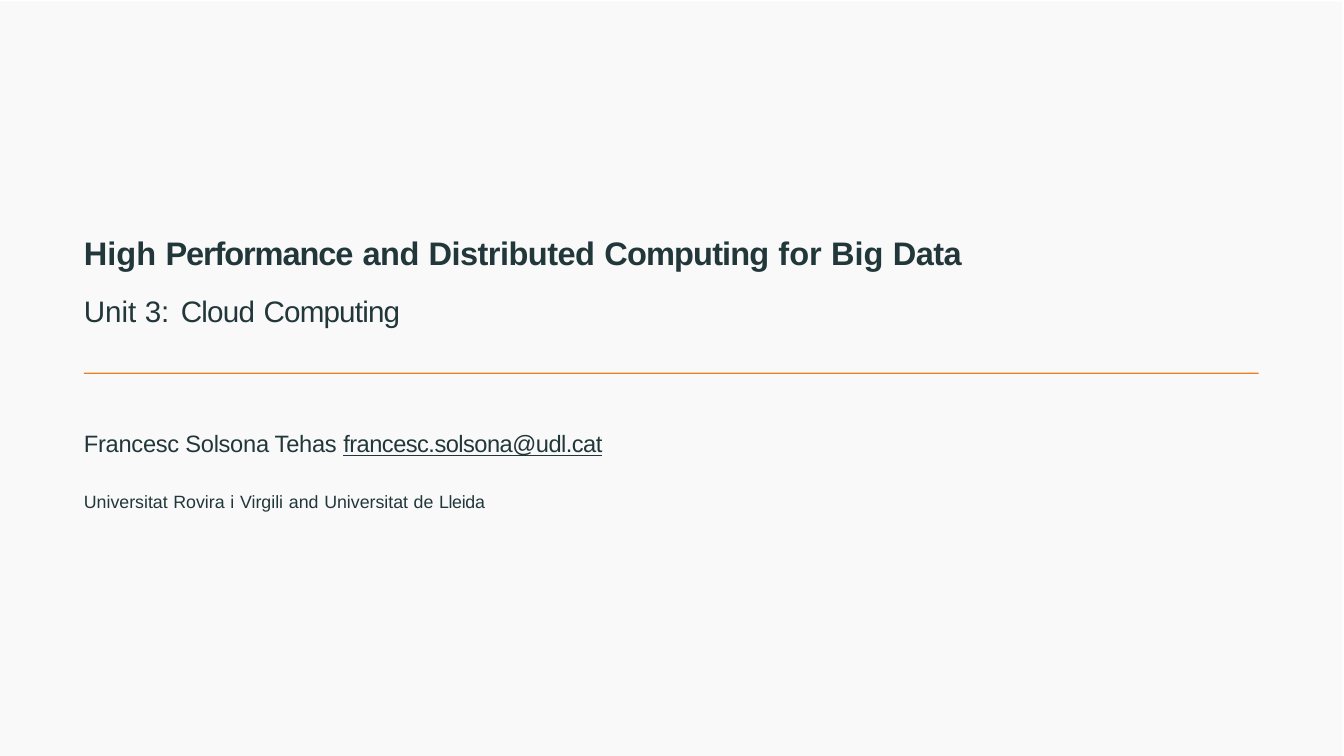
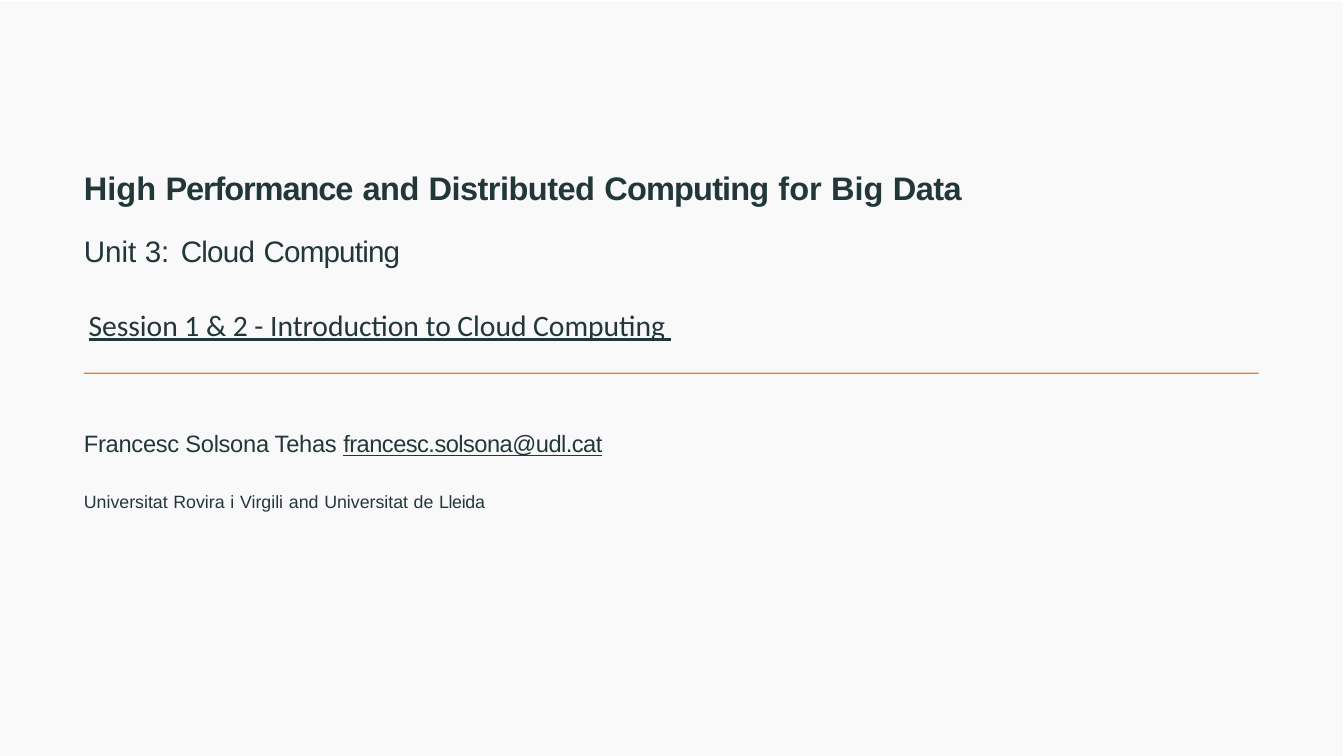
Before and after one commit to joanpaucm/HPDCB, a slide deck: slide 1 of src/slides/Session 1 and 2 - Introduction to Cloud Computing + Github Pages-2026.pptx. Drawn at 1344x756 pixels with LibreOffice and Linux fonts; fonts in the diff are those of the drawing. Boxes give left, top, right and bottom in pixels: in the first picture for what was removed or moved away, otherwise in the second. Text is boxed around its words. In the diff, an @@ line names an element or a change of style, - is before the commit and + after.

```diff
--- a/src/slides/Session 1 and 2 - Introduction to Cloud Computing + Github Pages-2026.pptx
+++ b/src/slides/Session 1 and 2 - Introduction to Cloud Computing + Github Pages-2026.pptx
@@ text "High Performance and Distributed Computing ..." moved from (x1=84, y1=241, x2=962, y2=271) to (x1=84, y1=176, x2=962, y2=206) @@
@@ text "Unit 3: Cloud Computing" moved from (x1=84, y1=300, x2=401, y2=327) to (x1=84, y1=240, x2=401, y2=268) @@
@@ text added at (x1=89, y1=315, x2=665, y2=341), 10 pt, text #22373A, underline @@
+Session 1 & 2 - Introduction to Cloud Computing
```
Also in this commit, not shown: 5 other files.
